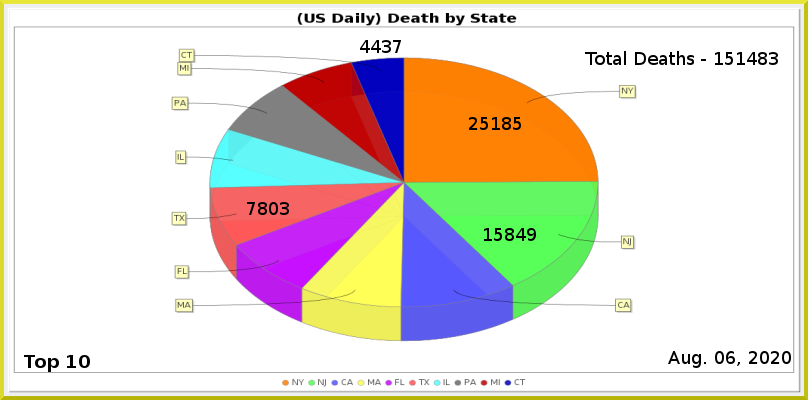
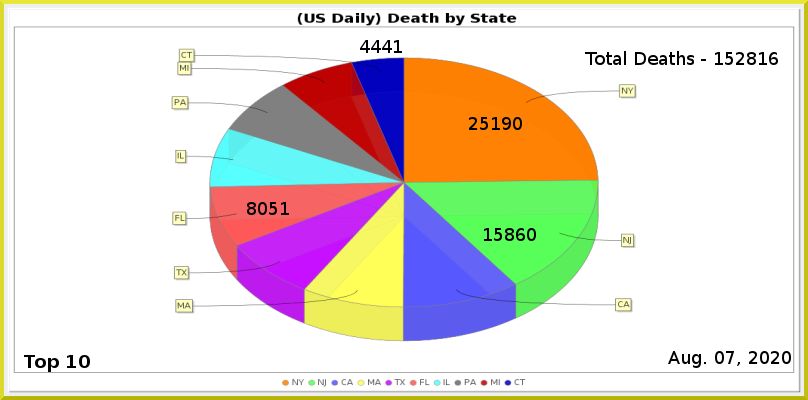
Before/after of a 808x400 layered artwork. What changed in the layer stack:
painted on "Least" over [382, 40, 402, 53]
renamed "TX" to "FL", painted on it over [247, 202, 289, 215]
painted on "NJ" over [516, 228, 536, 241]
painted on "NY" over [502, 117, 522, 130]
renamed "Total Deaths - 151483" to "Total Deaths - 152816", painted on it over [736, 52, 778, 65]
painted on "Current Date" over [726, 351, 735, 364]
painted on "Death_by_State.png" over [171, 48, 637, 386]
